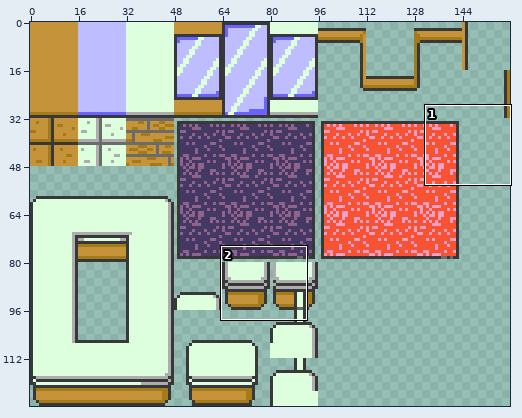
A sprite sheet gets an edit: Assets/Graphics/Tilesets/Indoor/Office.png. Above, an overview of the earlier version with the close-up marked.
Close-up. As it was:
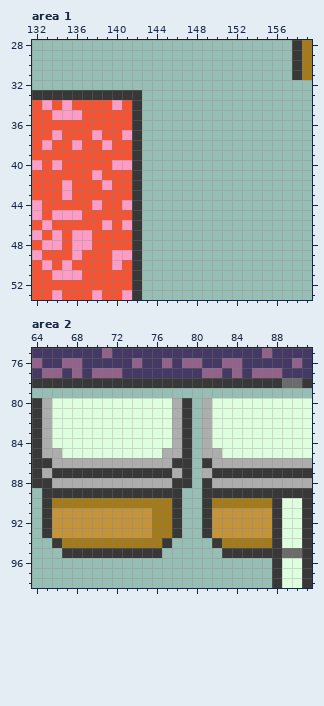
The file is 160x128 pixels. Shown: area 1: x 132..159, y 28..53; area 2: x 64..91, y 75..98.
Once edited:
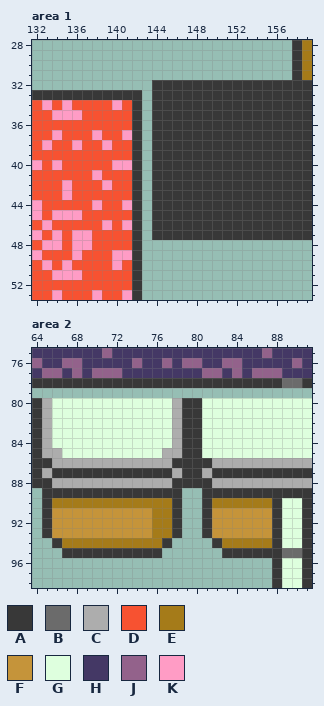
Palette (. is transparent): A #383838  B #6b6b6b  C #adadad  D #f75231  E #a57b19  F #c5943a  G #deffde  H #443865  J #93628b  K #ff9cc5
Edits made:
Area 1:
y 32..47: x 144..159 ................ -> AAAAAAAAAAAAAAAA
Area 2:
y 80..84: x 80..81 .C -> AG
y 85: x 80..82 .CC -> AGG
y 86..88: x 80 . -> A
Changed places in both close-ups, as pixel boxes (x1, y1, x2, y2):
added: (152, 80, 312, 240)
changed: (192, 398, 222, 488)
